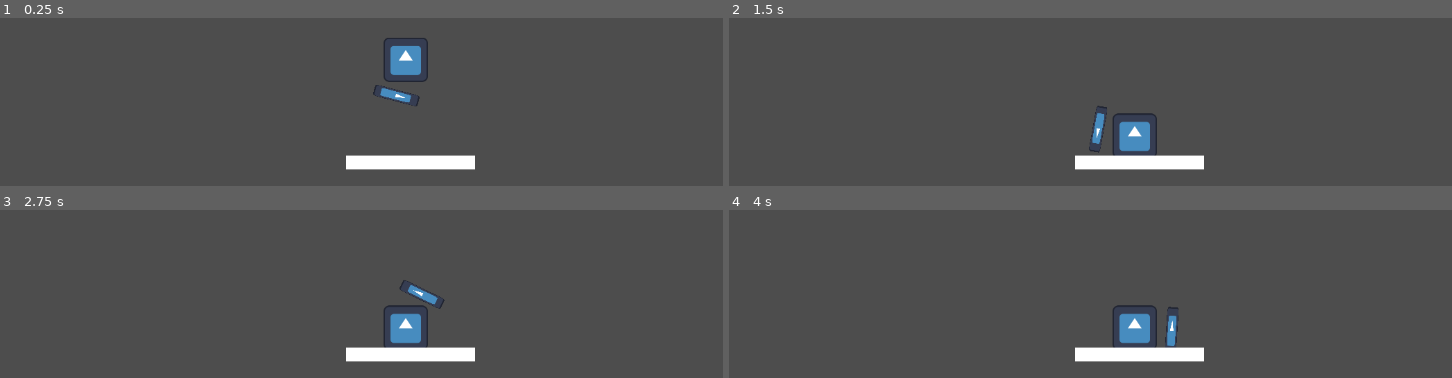
Above: before the commit, frames 1-4 (two rows, left to right).
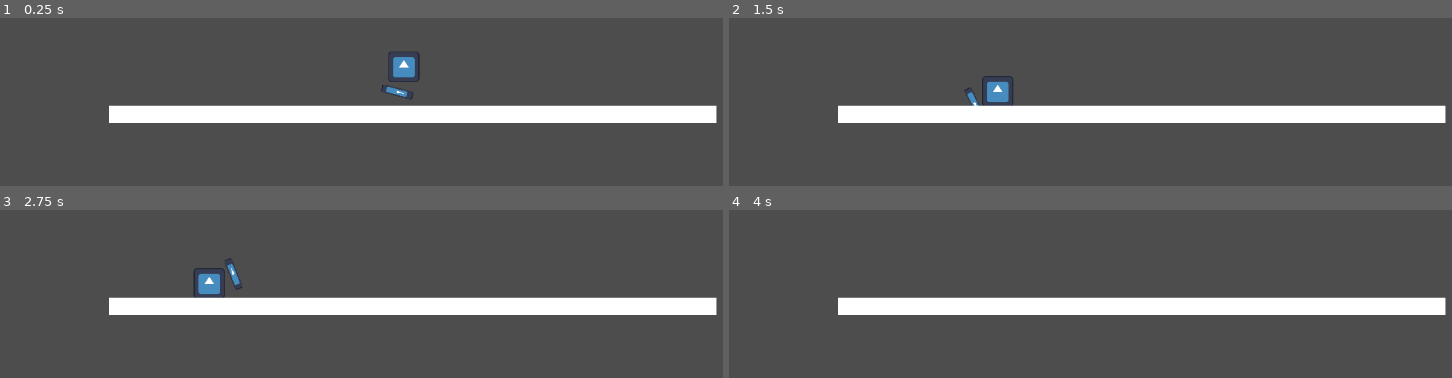
Above: after the commit, the same moments.

Repository: pmarsh-scottlogic/GMTKGameJam2023
Game: Godot game, scene res://Scenes/MainScene.tscn
Same seed, same stepped clock (60 frames per second), same inputs: the game is played once before the commit and once after it. The engine's default icon, where the game draws it, is replaced by a stand-in: a white triangle on a blue panel in a dark square.
Inputs (mouse positions are in pixels of both pictures, inside the frame that each line leads up to):
- Up to frame 1 (0.25 s): no input
- Up to frame 2 (1.5 s): move the mouse to (1307, 61) at 0.52 s; click (1307, 61) at 0.67 s; move the mouse to (967, 105) at 1.27 s; click (967, 105) at 1.42 s
- Up to frame 3 (2.75 s): tap Enter at 2 s; move the mouse to (outside the picture) at 2.02 s; click (outside the picture) at 2.17 s
- Up to frame 4 (4 s): move the mouse to (1090, 364) at 2.77 s; click (1090, 364) at 2.92 s; move the mouse to (1365, 342) at 3.52 s; click (1365, 342) at 3.67 s

The runs differ from the first frame. In frame 1, 12% of the frame differs, in the area x 15-100%, y 11-91%; in frame 2, 12%; in frame 3, 12%, in the area x 15-100%, y 28-91%; in frame 4, 12%.

Commit message:
Add basic launch

Diff:
--- a/project/Scenes/BowAim.gd
+++ b/project/Scenes/BowAim.gd
@@ -1,5 +1,4 @@
 extends Node2D
-
 
 # Called when the node enters the scene tree for the first time.
 func _ready():
--- a/project/Scenes/MainScene.tscn
+++ b/project/Scenes/MainScene.tscn
@@ -25,6 +25,7 @@
 
 [node name="RigidBody2D" type="RigidBody2D" parent="."]
 position = Vector2(587, 226)
+lock_rotation = true
 script = ExtResource("1_j0hyc")
 
 [node name="CollisionShape2D" type="CollisionShape2D" parent="RigidBody2D"]
@@ -42,11 +43,11 @@
 texture = ExtResource("1_pspuf")
 
 [node name="StaticBody2D" type="StaticBody2D" parent="."]
-position = Vector2(415, 532)
-scale = Vector2(9.32, 1)
+position = Vector2(-627, 415)
+scale = Vector2(62.5459, 1.7799)
 
 [node name="CollisionShape2D" type="CollisionShape2D" parent="StaticBody2D"]
-position = Vector2(20.0536, 20)
+position = Vector2(20.0522, 19.1022)
 scale = Vector2(1, 0.997055)
 shape = SubResource("RectangleShape2D_7b46d")
 
@@ -57,4 +58,4 @@
 [node name="Camera2D" type="Camera2D" parent="."]
 position = Vector2(569, 323)
 scale = Vector2(1.18073, 29.0912)
-zoom = Vector2(0.5, 0.5)
+zoom = Vector2(0.35, 0.35)
--- a/project/Scripts/Player.gd
+++ b/project/Scripts/Player.gd
@@ -1,10 +1,14 @@
 extends RigidBody2D
 
+# Speed cap for adding force
+var maxForce: float = 1500
+
+# Multiplier for magnitude
+var magnitudeMultiplier: float = 2
 
 # Called when the node enters the scene tree for the first time.
 func _ready():
 	pass # Replace with function body.
-
 
 # Called every frame. 'delta' is the elapsed time since the previous frame.
 func _process(delta):
@@ -12,3 +16,12 @@
 
 func _addPlayerForce(force: Vector2):
 	apply_impulse(force)
+
+func _input(event):
+	if event is InputEventMouseButton and !event.pressed:
+		var launch: Vector2 = (self.position - get_global_mouse_position()).normalized()
+		var magnitude: float = (self.position - get_global_mouse_position()).length()
+		magnitude *= magnitudeMultiplier
+		if magnitude > maxForce:
+			magnitude = maxForce
+		_addPlayerForce(launch * magnitude)
